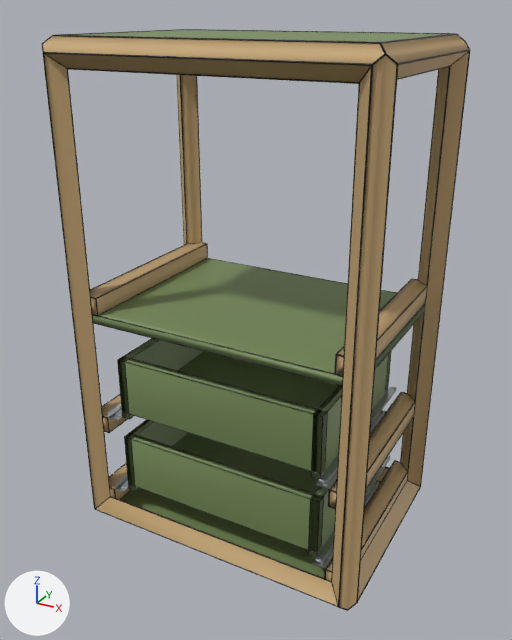
The glTF model public/catalogue/glb/004-commode.glb: old version first, new version second.
Both versions are drawn from a 50 mm camera at (0.773, -0.787, 0.845) aimed at (0.251, 0.161, 0.371). The axes (+X, +Y, +Z) are drawn at lower left. The lights are the same throughout. The older version comes first. Where no turn or scale is listed for an object, it has been applied to the vertices. Vertices at exactly the same position are counted once.
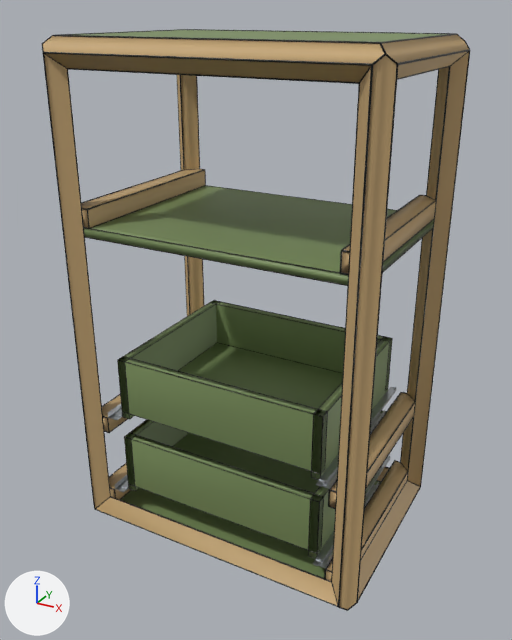
Pixel boxes [x1, y1, x2, y2] of what changed, in the pictures (512 x 640 px):
'tablette-plate-mod-0', moved
    before: [93, 259, 425, 385]
    after: [84, 186, 434, 285]
'tablette-traverse-left-mod-0', moved
    before: [90, 243, 207, 315]
    after: [82, 169, 205, 228]
'tablette-traverse-right-mod-0', moved
    before: [336, 279, 427, 375]
    after: [341, 196, 436, 273]
'Mesh_264', moved
    before: [93, 323, 342, 386]
    after: [85, 237, 348, 286]
'Mesh_256', moved
    before: [98, 316, 335, 375]
    after: [89, 228, 340, 274]
'Mesh_290', moved
    before: [96, 243, 207, 299]
    after: [87, 169, 205, 210]
'Mesh_284', moved
    before: [98, 258, 208, 316]
    after: [90, 185, 206, 228]
'Mesh_287', moved
    before: [90, 244, 187, 290]
    after: [81, 170, 183, 203]
'Mesh_306', moved
    before: [378, 286, 428, 340]
    after: [385, 200, 437, 241]
'Mesh_260', moved (mostly hidden)
    before: [208, 258, 397, 293]
    after: [206, 185, 397, 211]
'Mesh_300', moved
    before: [376, 303, 426, 360]
    after: [383, 219, 434, 263]
'Mesh_309', moved
    before: [337, 279, 412, 354]
    after: [342, 195, 420, 250]
'Mesh_266', moved
    before: [375, 311, 425, 369]
    after: [383, 228, 433, 272]
'Mesh_316', moved
    before: [334, 354, 337, 374]
    after: [340, 251, 342, 273]
'Mesh_297', moved
    before: [95, 299, 98, 316]
    after: [87, 209, 90, 228]
'drawer-box-arriere-mod-2', unchanged, uncovered by the edit
    before: [386, 357, 390, 384]
    after: [212, 301, 392, 384]

Diff of the bpy script that builds the scene:
```diff
--- a/public/catalogue/glb/004-commode.glb.py
+++ b/public/catalogue/glb/004-commode.glb.py
@@ me_mesh_254 @@
 # used by ob_tablette_plate_mod_0; location = (0.0, 0.0, 0.0)
-me_mesh_254.from_pydata(...)  # 16 vertices, 28 faces; spans x 0.011..0.489, y 0.011..0.339, z 0.377..0.393
+me_mesh_254.from_pydata(...)  # 16 vertices, 28 faces; spans x 0.011..0.489, y 0.011..0.339, z 0.522..0.538
+# me_mesh_254 part 1: the whole mesh is moved by (0.0, 0.0, 0.145)
 me_mesh_254.materials.append(mat_material_28)
@@ me_mesh_279 @@
 # used by ob_tablette_traverse_left_mod_0; location = (0.0, 0.0, 0.0)
-me_mesh_279.from_pydata(...)  # 12 vertices, 20 faces; spans x 0.011..0.044, y 0.011..0.339, z 0.393..0.423
+me_mesh_279.from_pydata(...)  # 12 vertices, 20 faces; spans x 0.011..0.044, y 0.011..0.339, z 0.538..0.567
+# me_mesh_279 part 2: the whole mesh is moved by (0.0, 0.0, 0.145)
 me_mesh_279.materials.append(mat_material_30)
@@ me_mesh_298 @@
 # used by ob_tablette_traverse_right_mod_0; location = (0.0, 0.0, 0.0)
-me_mesh_298.from_pydata(...)  # 12 vertices, 20 faces; spans x 0.456..0.489, y 0.011..0.339, z 0.393..0.423
+me_mesh_298.from_pydata(...)  # 12 vertices, 20 faces; spans x 0.456..0.489, y 0.011..0.339, z 0.538..0.567
+# me_mesh_298 part 3: the whole mesh is moved by (0.0, 0.0, 0.145)
 me_mesh_298.materials.append(mat_material_32)
@@ ob_mesh_256 @@
 ob_mesh_256 = bpy.data.objects.new('Mesh_256', me_mesh_256)
-ob_mesh_256.location = (0.25, 0.011, 0.393)
+ob_mesh_256.location = (0.25, 0.011, 0.538)
@@ ob_mesh_260 @@
 ob_mesh_260 = bpy.data.objects.new('Mesh_260', me_mesh_260)
-ob_mesh_260.location = (0.25, 0.339, 0.393)
+ob_mesh_260.location = (0.25, 0.339, 0.538)
@@ ob_mesh_264 @@
 ob_mesh_264 = bpy.data.objects.new('Mesh_264', me_mesh_264)
-ob_mesh_264.location = (0.25, 0.011, 0.377)
+ob_mesh_264.location = (0.25, 0.011, 0.522)
@@ ob_mesh_266 @@
 ob_mesh_266 = bpy.data.objects.new('Mesh_266', me_mesh_266)
-ob_mesh_266.location = (0.489, 0.175, 0.377)
+ob_mesh_266.location = (0.489, 0.175, 0.522)
@@ ob_mesh_284 @@
 ob_mesh_284 = bpy.data.objects.new('Mesh_284', me_mesh_284)
-ob_mesh_284.location = (0.044, 0.175, 0.393)
+ob_mesh_284.location = (0.044, 0.175, 0.538)
@@ ob_mesh_287 @@
 ob_mesh_287 = bpy.data.objects.new('Mesh_287', me_mesh_287)
-ob_mesh_287.location = (0.011, 0.175, 0.423)
+ob_mesh_287.location = (0.011, 0.175, 0.567)
@@ ob_mesh_290 @@
 ob_mesh_290 = bpy.data.objects.new('Mesh_290', me_mesh_290)
-ob_mesh_290.location = (0.044, 0.175, 0.423)
+ob_mesh_290.location = (0.044, 0.175, 0.567)
@@ ob_mesh_297 @@
 ob_mesh_297 = bpy.data.objects.new('Mesh_297', me_mesh_297)
-ob_mesh_297.location = (0.044, 0.011, 0.407)
+ob_mesh_297.location = (0.044, 0.011, 0.553)
@@ ob_mesh_300 @@
 ob_mesh_300 = bpy.data.objects.new('Mesh_300', me_mesh_300)
-ob_mesh_300.location = (0.489, 0.175, 0.393)
+ob_mesh_300.location = (0.489, 0.175, 0.538)
@@ ob_mesh_306 @@
 ob_mesh_306 = bpy.data.objects.new('Mesh_306', me_mesh_306)
-ob_mesh_306.location = (0.489, 0.175, 0.423)
+ob_mesh_306.location = (0.489, 0.175, 0.567)
@@ ob_mesh_309 @@
 ob_mesh_309 = bpy.data.objects.new('Mesh_309', me_mesh_309)
-ob_mesh_309.location = (0.456, 0.175, 0.423)
+ob_mesh_309.location = (0.456, 0.175, 0.567)
@@ ob_mesh_316 @@
 ob_mesh_316 = bpy.data.objects.new('Mesh_316', me_mesh_316)
-ob_mesh_316.location = (0.456, 0.011, 0.407)
+ob_mesh_316.location = (0.456, 0.011, 0.553)
```
